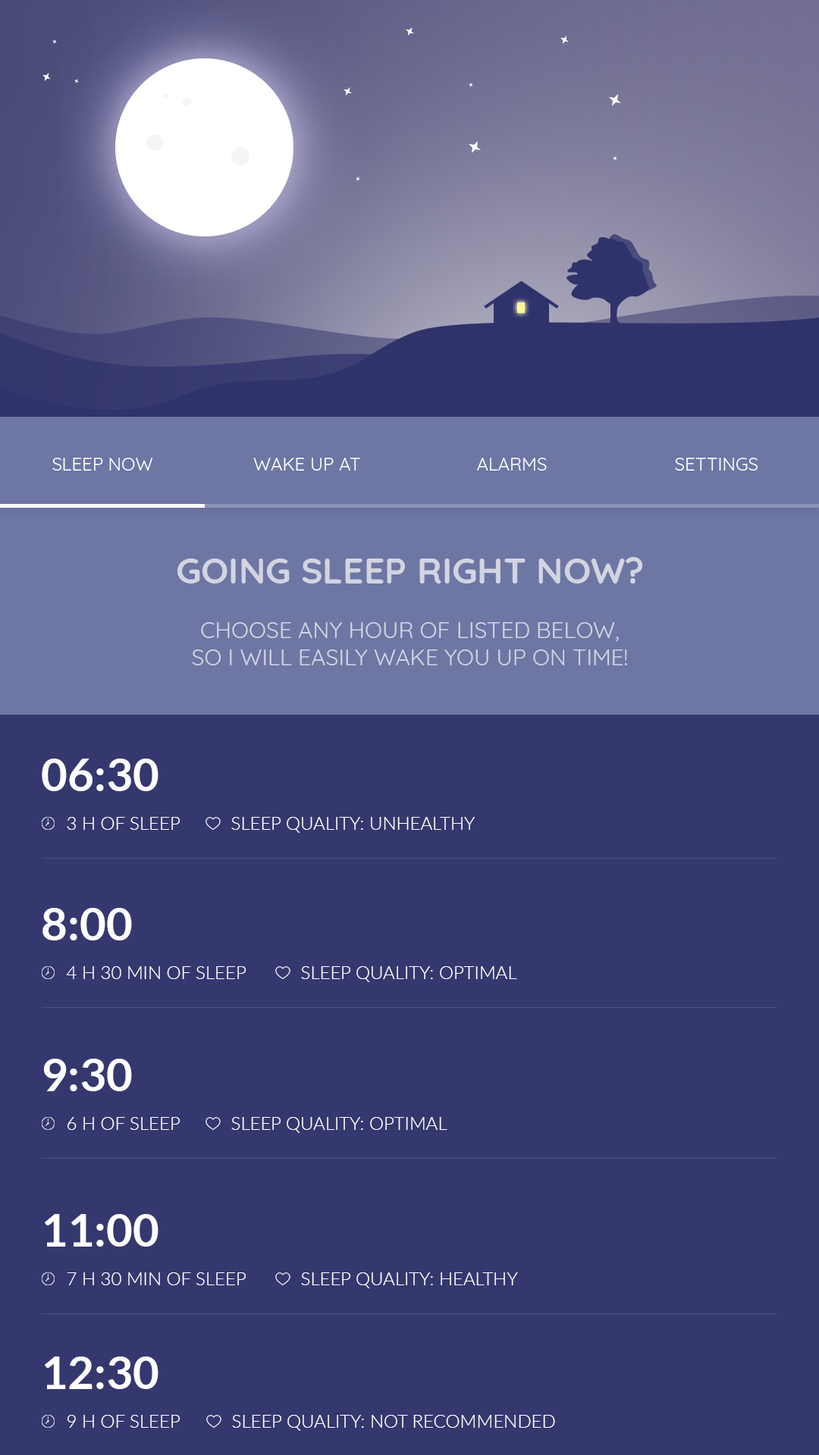
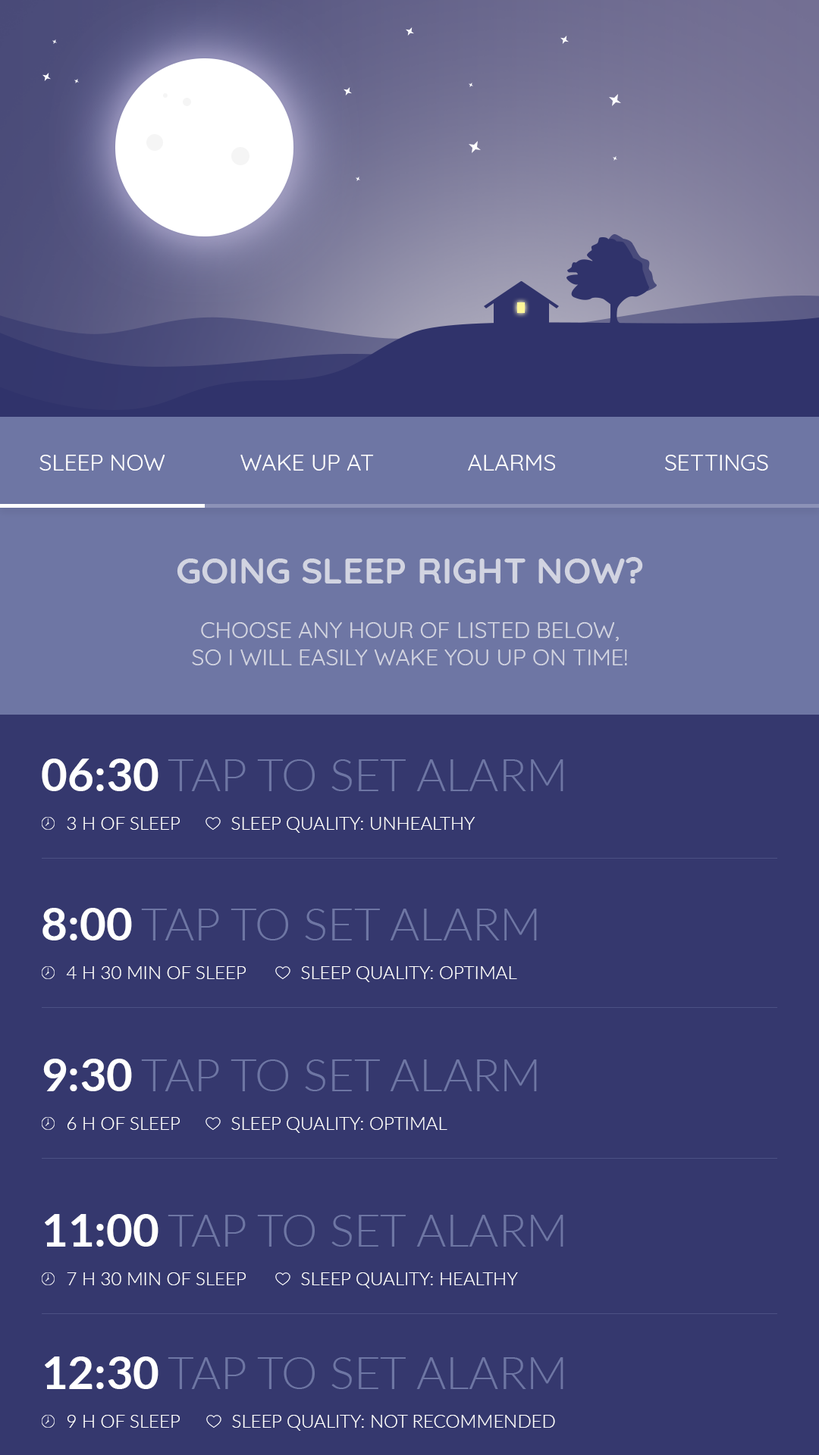
Before/after of a (819, 1455) layered artwork. What changed in the layer stack:
painted on "SLEEP NOW" over [39, 454, 166, 471]
painted on "WAKE UP AT" over [240, 454, 374, 471]
painted on "ALARMS" over [467, 454, 555, 471]
painted on "SETTINGS" over [664, 454, 768, 471]
renamed "06:30" to "06:30 TAP TO SET ALARM", painted on it over [167, 759, 564, 792]
renamed "8:00" to "8:00 TAP TO SET ALARM", painted on it over [140, 908, 537, 941]
renamed "9:30" to "9:30 TAP TO SET ALARM", painted on it over [140, 1059, 537, 1092]
renamed "11:00" to "11:00 TAP TO SET ALARM", painted on it over [167, 1215, 564, 1247]
renamed "12:30" to "12:30 TAP TO SET ALARM", painted on it over [167, 1357, 564, 1390]
